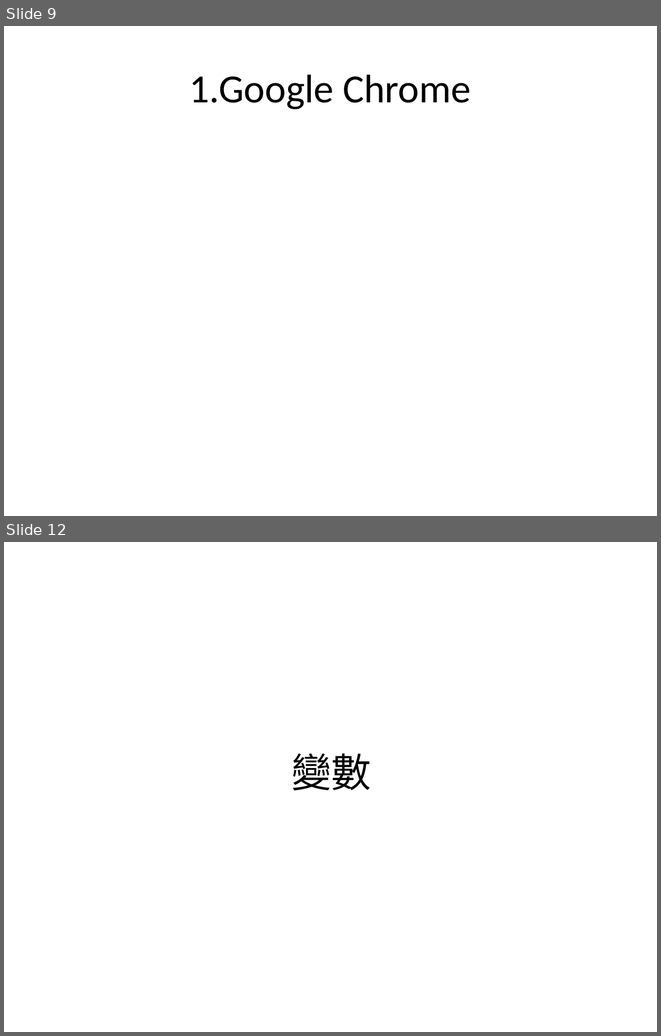
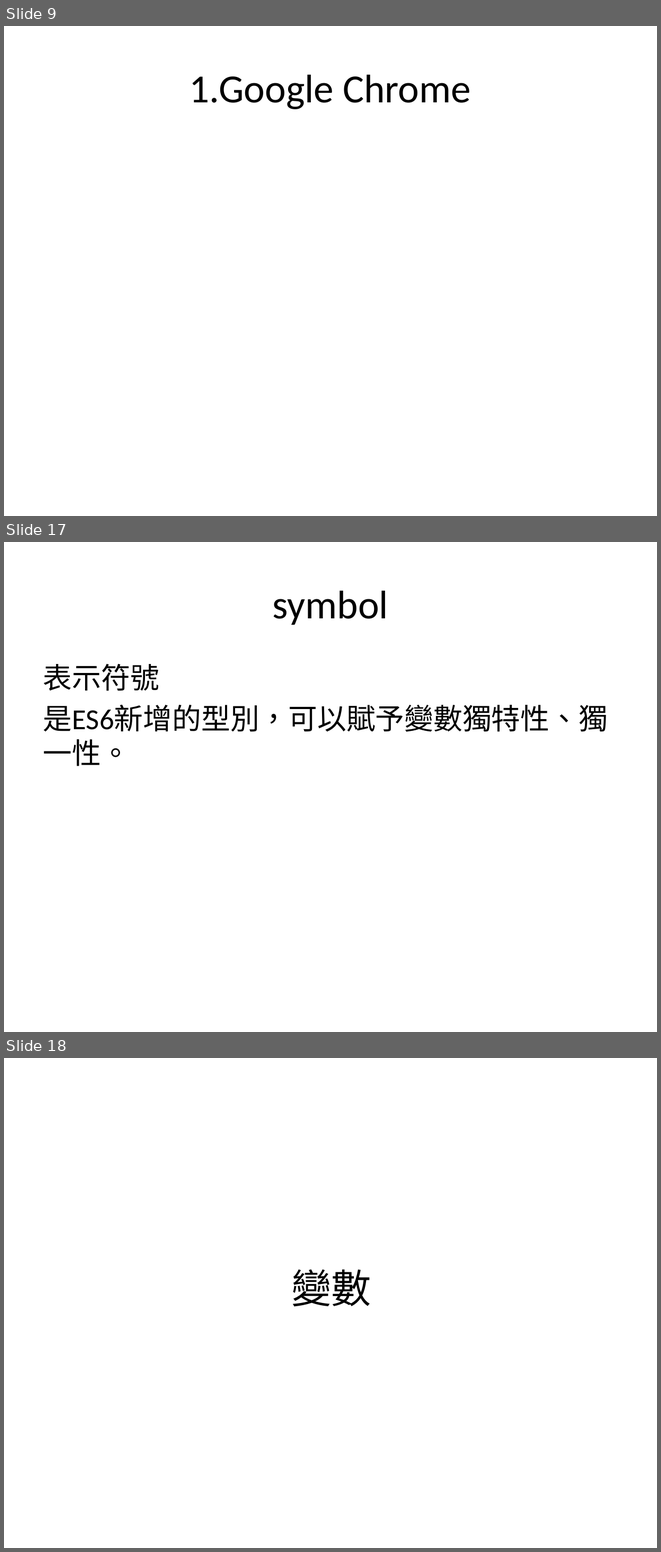
Before and after one commit to allen8101070/JavaScript-PPT, a slide deck: javaScript.pptx. Shown one above the other, each under a label of ours: slides 9 and 12 before the commit, slides 9, 17 and 18 after it; the slides between them are not shown. The pictures are 661x1036 and 661x1552 pixels, drawn with LibreOffice and Linux fonts; fonts in the diff are those of the drawing. Boxes give left, top, right and bottom in pixels: in the first picture for what was removed or moved away, otherwise in the second. Text is boxed around its words. In the diff, an @@ line names an element or a change of style, - is before the commit and + after.

```diff
--- a/javaScript.pptx
+++ b/javaScript.pptx
@@ slide 17 added at (x1=4, y1=542, x2=657, y2=1032), background #FFFFFF @@
@@ title added at (x1=272, y1=590, x2=388, y2=625), 44 pt, text #000000 @@
+symbol
@@ text added at (x1=43, y1=664, x2=608, y2=766), 32 pt, text #000000 @@
+表示符號
+是ES6新增的型別，可以賦予變數獨特性、獨一性。
@@ what was slide 12 is now slide 18 @@
```
Also in this commit, not shown: 9 slides changed, 24 other slides added, 4 slides removed.
